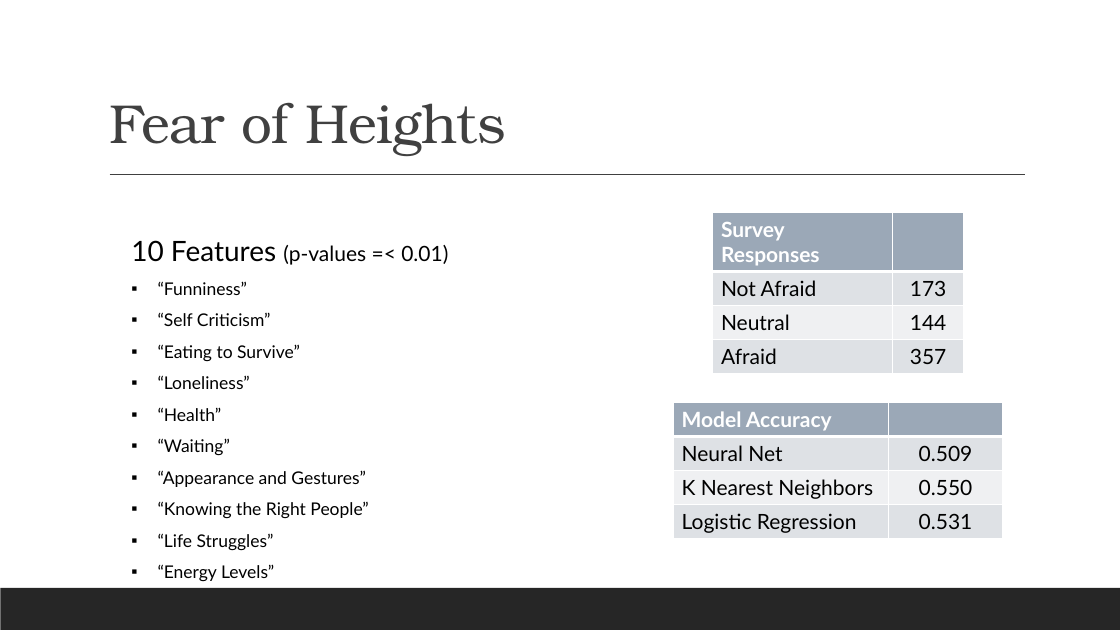
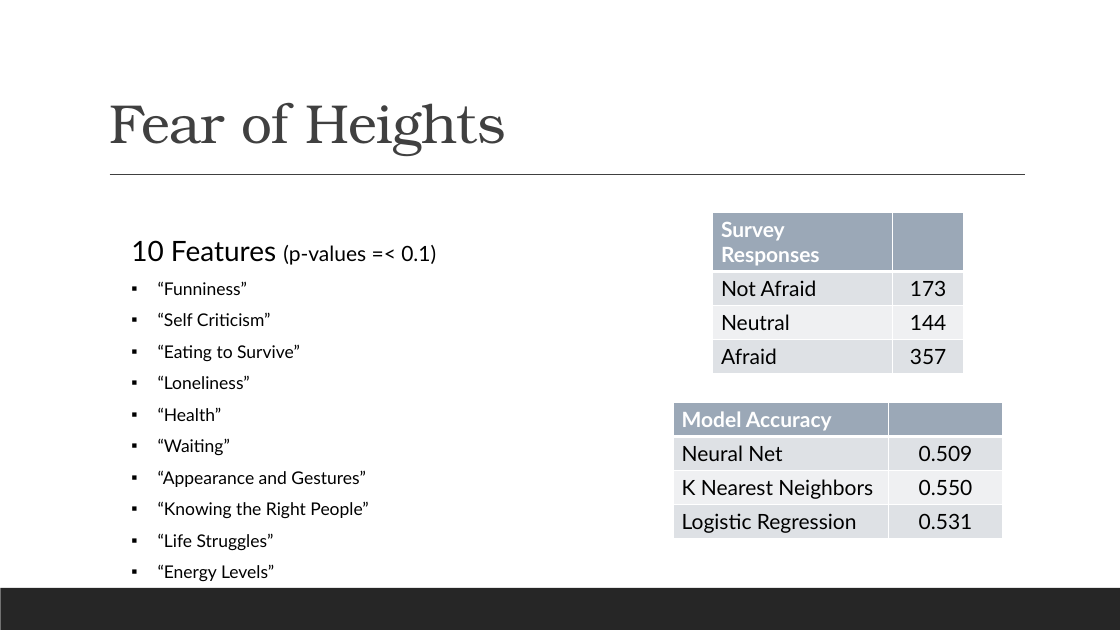
Before and after one commit to BDomogalla/machine-learning-project, a slide deck: slide 16 of machine_learning_pp.pptx. Drawn at 1120x630 pixels with LibreOffice and Linux fonts; fonts in the diff are those of the drawing. Boxes give left, top, right and bottom in pixels: in the first picture for what was removed or moved away, otherwise in the second. Text is boxed around its words. In the diff, an @@ line names an element or a change of style, - is before the commit and + after.

Commit message:
Updated powerpoint

```diff
--- a/machine_learning_pp.pptx
+++ b/machine_learning_pp.pptx
@@ text at (x1=131, y1=240, x2=436, y2=265): text changed @@
-10 Features (p-values =< 0.01)
+10 Features (p-values =< 0.1)
```
Also in this commit, not shown: 2 other slides changed.
